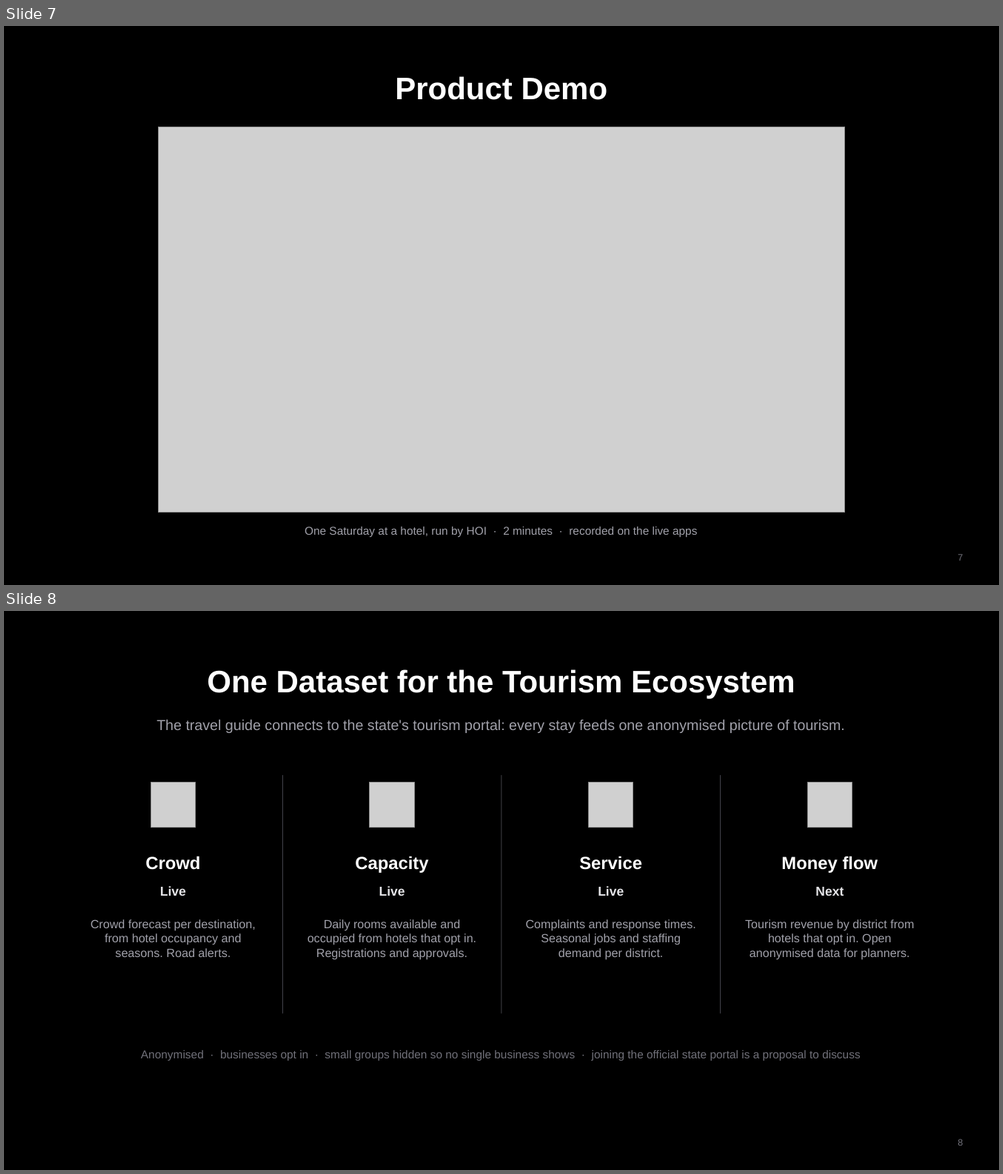
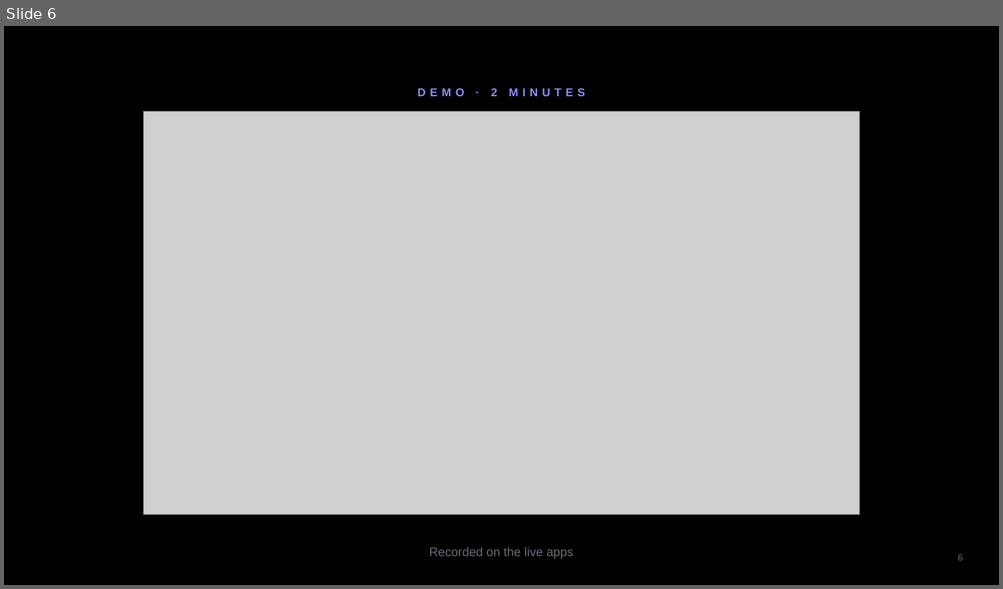
Before and after one commit to Ashu-Stark/Hospitality-, a slide deck: docs/HOI_Final_Pitch.pptx. Shown one above the other, each under a label of ours: slides 7 and 8 before the commit, slide 6 after it. The pictures are 1003x1174 and 1003x589 pixels, drawn with LibreOffice and Linux fonts; fonts in the diff are those of the drawing; grey boxes stand for pictures. Boxes give left, top, right and bottom in pixels: in the first picture for what was removed or moved away, otherwise in the second. Text is boxed around its words. In the diff, an @@ line names an element or a change of style, - is before the commit and + after.

```diff
--- a/docs/HOI_Final_Pitch.pptx
+++ b/docs/HOI_Final_Pitch.pptx
@@ slide 8 removed at [4,611,999,1170], background #000000 @@
@@ text removed at [207,669,795,698] @@
-One Dataset for the Tourism Ecosystem
@@ text removed at [156,720,845,733] @@
-The travel guide connects to the state's tourism portal: every stay feeds one anonymised picture of tourism.
@@ picture removed at [151,783,196,827] @@
@@ line removed from (282, 775) to (282, 1014) @@
@@ picture removed at [370,783,415,827] @@
@@ line removed from (502, 775) to (502, 1014) @@
@@ picture removed at [588,783,633,827] @@
@@ line removed from (720, 775) to (720, 1014) @@
@@ picture removed at [808,783,852,827] @@
@@ text removed at [145,856,200,870] @@
-Crowd
@@ text removed at [355,856,428,873] @@
-Capacity
@@ text removed at [579,856,642,870] @@
-Service
@@ text removed at [781,856,878,873] @@
-Money flow
@@ text removed at [160,886,186,896] @@
-Live
@@ text removed at [379,886,405,896] @@
-Live
@@ text removed at [597,886,623,896] @@
-Live
@@ text removed at [815,887,843,896] @@
-Next
@@ text removed at [91,920,255,957] @@
-Crowd forecast per destination, from hotel occupancy and seasons. Road alerts.
@@ text removed at [307,920,476,960] @@
-Daily rooms available and occupied from hotels that opt in. Registrations and approvals.
@@ text removed at [526,920,696,960] @@
-Complaints and response times. Seasonal jobs and staffing demand per district.
@@ text removed at [745,920,913,960] @@
-Tourism revenue by district from hotels that opt in. Open anonymised data for planners.
@@ text removed at [141,1051,859,1061] @@
-Anonymised · businesses opt in · small groups hidden so no single business shows · joining the official state portal is a proposal to discuss
@@ page number removed at [957,1139,962,1146] @@
-8
@@ what was slide 7 is now slide 6 @@
@@ slide 6 changed as well @@
@@ text at [418,88,585,96]: text changed; size 30 to 11 pt; text colour #FFFFFF to #8B8CF8 @@
-Product Demo
+DEMO · 2 MINUTES
@@ picture: place and size @@
-picture at [159,127,845,512]
+picture at [144,112,859,514]
@@ text "Recorded on the live apps" at [429,548,573,560]: vertical alignment top to middle @@
@@ text at [429,548,573,560]: text changed; size 11 to 12 pt; text colour #A1A1AA to #6B6B76 @@
-One Saturday at a hotel, run by HOI · 2 minutes · recorded on the live apps
+Recorded on the live apps
@@ page number at [957,554,962,561]: text changed; text colour #71717A to #6B6B76 @@
-7
+6
```
Also in this commit, not shown: 2 other slides changed, 8 slides added, 8 other slides removed.
